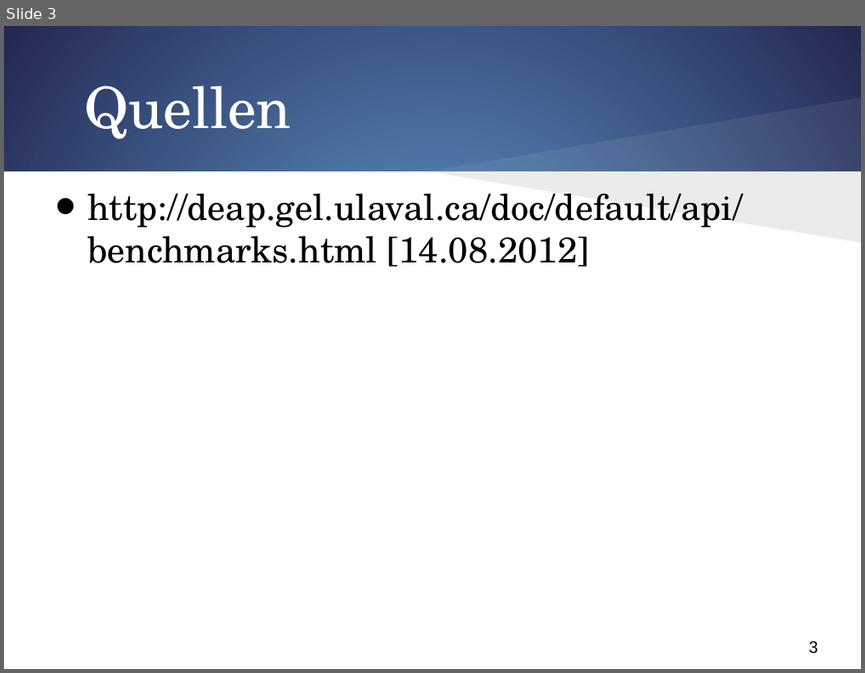
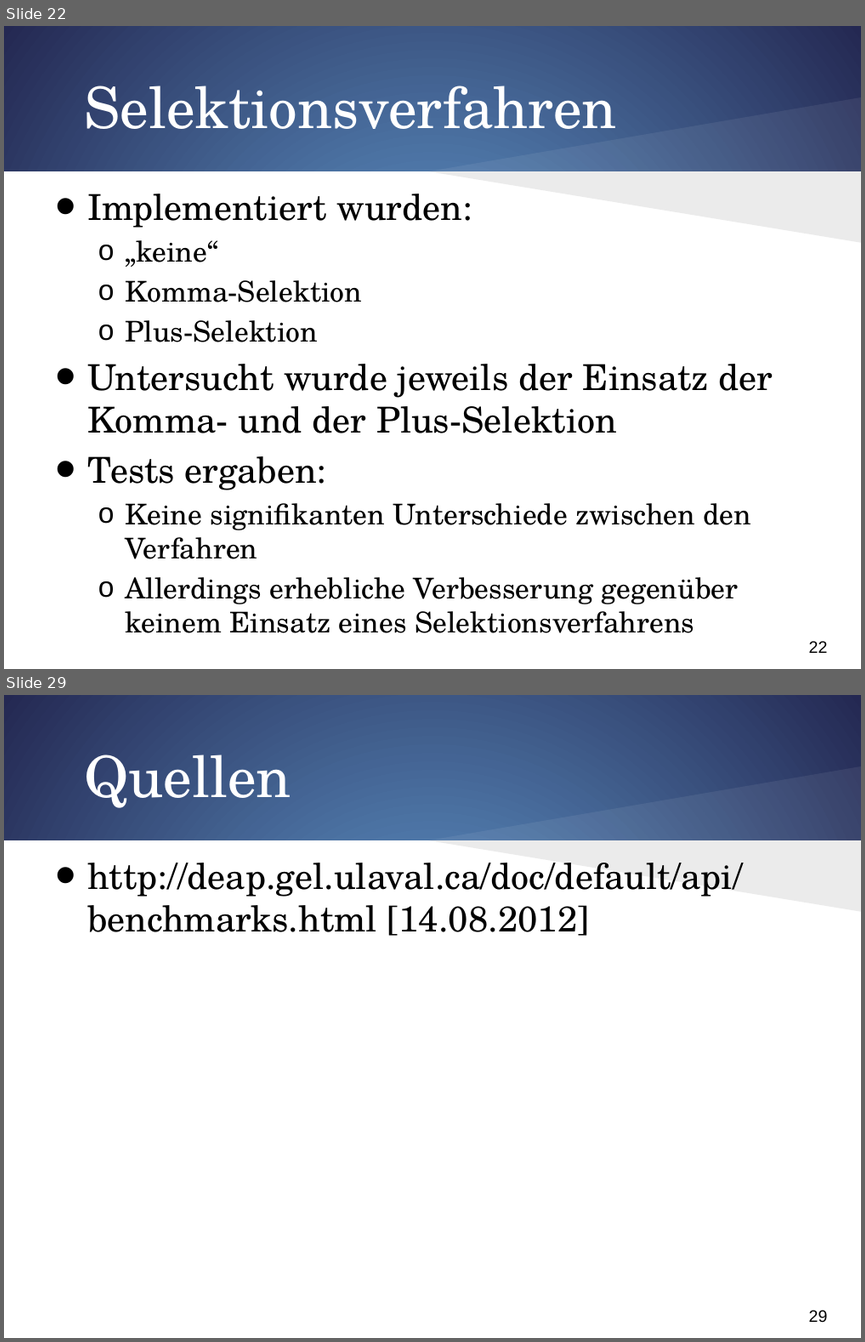
Before and after one commit to FalkoHilbert/evolotionaere-algorithmen, a slide deck: evolotionaereAlgorithmen/trunk/SystemOfEquations/Ergebnisse/Präsi/UI.pptx. Shown one above the other, each under a label of ours: slide 3 before the commit, slides 22 and 29 after it; the slides between them are not shown. The pictures are 865x673 and 865x1342 pixels, drawn with LibreOffice and Linux fonts; fonts in the diff are those of the drawing. Boxes give left, top, right and bottom in pixels: in the first picture for what was removed or moved away, otherwise in the second. Text is boxed around its words. In the diff, an @@ line names an element or a change of style, - is before the commit and + after.

```diff
--- a/evolotionaereAlgorithmen/trunk/SystemOfEquations/Ergebnisse/Präsi/UI.pptx
+++ b/evolotionaereAlgorithmen/trunk/SystemOfEquations/Ergebnisse/Präsi/UI.pptx
@@ slide 22 added at [4, 26, 861, 669], background gradient #629DD1 to #242852; not listed: 4 template elements that a slide beside it also shows @@
@@ title added at [84, 71, 617, 129], 48 pt, text #FFFFFF @@
+Selektionsverfahren
@@ text added at [87, 193, 773, 633], 24 pt, text #000000 @@
+• Implementiert wurden:
+  o „keine“
+  o Komma-Selektion
+  o Plus-Selektion
+• Untersucht wurde jeweils der Einsatz der Komma- und der Plus-Selektion
+• Tests ergaben:
+  o Keine signifikanten Unterschiede zwischen den Verfahren
+  o Allerdings erhebliche Verbesserung gegenüber keinem Einsatz eines Selektionsverfahrens
@@ what was slide 3 is now slide 29 @@
@@ page number at [809, 1310, 828, 1322]: text changed @@
-3
+29
```
Also in this commit, not shown: 25 other slides added, 3 other files.
